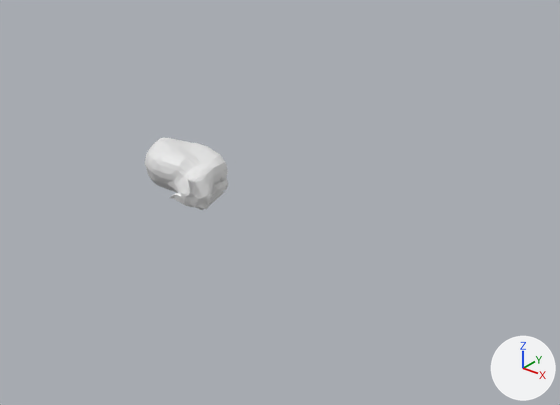
One commit to the OBJ model scene/data/maxwell.obj: the scene before it, then after it.
Rendered twice from a camera (50 mm lens) standing at (159.0, -162.0, 97.0) and looking at (5.0, 30.0, -23.0). Lighting does not change. The marker at lower right points along +X, +Y and +Z. Where no turn or scale is listed for an object, it has been applied to the vertices.

Objects in the first picture: 'maxwell_the_cat'.
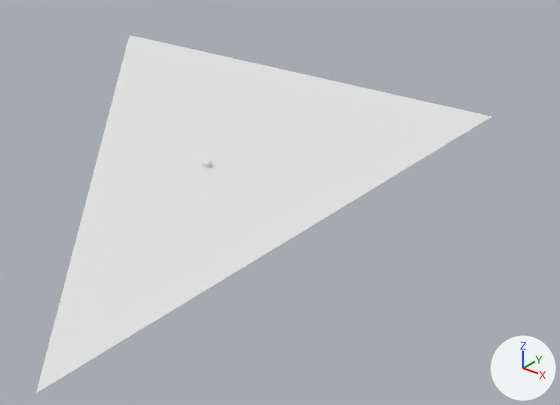
The change, as a list of edits to the scene's bpy script:
```text
Add mat_default_0:
    mat_default_0 = principled_material('Default_0')
    mat_default_0.base_color = (0.8, 0.8, 0.8)  # white #e7e7e7
    mat_default_0.roughness = 1.0
Change me_maxwell_the_cat:
    where me_maxwell_the_cat.from_pydata(...)  # 316 vertices, 608 faces; spans x -17.3..15.9, y -18.4..0.8, z -9.9..8.8
    used by ob_maxwell_the_cat; location = (0.0, 0.0, 0.0)
    verts and faces of me_maxwell_the_cat; kept vertices keep their numbers, new ones are numbered from 316
    me_maxwell_the_cat part 1: the loose piece of 298 vertices spanning x -17.3..12.5, y -18.4..0.8, z -7.7..8.8 is turned -90 degrees about the x axis through the mesh origin and scaled by 0.13, in mat_default_0 (white #e7e7e7)
    me_maxwell_the_cat part 2: the loose piece of 9 vertices spanning x 11.1..15.9, y -12.8..-8.1, z -5.7..0.5 is turned -90 degrees about the x axis through the mesh origin and scaled by 0.13, in mat_default_0 (white #e7e7e7)
    me_maxwell_the_cat part 3
    add verts[316] = (-150.0, 100.0, 0.0)  # pixel (129, 35)
    add verts[317] = (50.0, 100.0, 0.0)  # pixel (492, 116)
    add verts[318] = (50.0, -100.0, 0.0)  # pixel (35, 393)
    add faces += [(316, 317, 318)]
    add me_maxwell_the_cat.materials.append(mat_default_0)  # white #e7e7e7
```

Boxes (x1, y1, x2, y2) around the edits, measured in the pictures (560 x 405 px; the box of a moved part takes in the faces that stretch with it):
'maxwell_the_cat', reshaped (444% wider, 392% taller)
    before: (145, 138, 228, 210)
    after: (36, 35, 492, 393)
part 1 of me_maxwell_the_cat, moved or reshaped
    before: (145, 138, 228, 209)
    after: (202, 159, 212, 167)
part 2 of me_maxwell_the_cat, moved or reshaped (not visible afterwards)
    before: (209, 189, 226, 205)
part 3 of me_maxwell_the_cat, added
    after: (36, 35, 492, 393)
